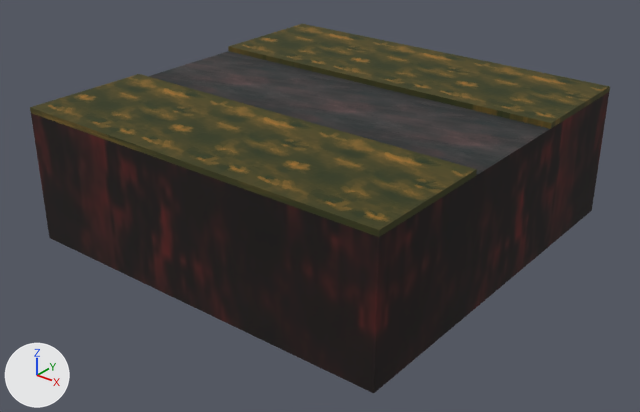
A saved change to the OBJ model assets/meshes/road-straight.obj.
One viewpoint serves both versions: a 50 mm lens placed at (1.265, -1.618, 0.714), pointed at (0.014, -0.054, -0.256). Every picture has the same lights, and +X, +Y and +Z are marked at lower left. Where no turn or scale is listed for an object, it has been applied to the vertices.

Objects in the first picture: 'straight'.
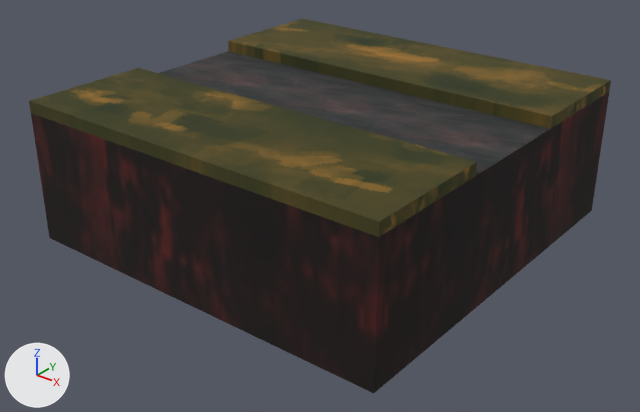
Commit message: update roads

Edits to the scene script, one JSON object a line:
```json
{"block": "me_straight", "where": "# used by ob_straight; location = (0.0, 0.0, 0.0)"}
{"block": "me_straight", "where": "# verts and faces of me_straight; kept vertices keep their numbers, new ones are numbered from 48"}
{"block": "me_straight", "where": "# before: 1 (-0.5, -0.5, 0.0) at pixel (30, 112), 6 (-0.5, -0.167, 0.0), 8 (0.5, -0.167, 0.014) at pixel (476, 169), 9 (0.5, -0.5, 0.014) at pixel (379, 230), 10 (-0.5, -0.5, 0.014) at pixel (29, 107)"}
{"block": "me_straight", "where": "# before: 11 (-0.5, 0.167, 0.014) at pixel (228, 46), 12 (-0.5, 0.5, 0.014) at pixel (302, 23), 13 (0.5, 0.5, 0.014) at pixel (610, 86), 14 (0.5, 0.167, 0.014) at pixel (551, 122), 15 (-0.5, -0.167, 0.014) at pixel (139, 73)"}
{"block": "me_straight", "where": "# before: 32 (0.167, -0.5, 0.014) at pixel (237, 180), 33 (-0.167, -0.5, 0.014) at pixel (123, 140), 34 (-0.167, 0.5, 0.014) at pixel (390, 41), 35 (0.167, 0.5, 0.014) at pixel (491, 62), 36 (-0.167, -0.167, 0.014) at pixel (231, 99)"}
{"block": "me_straight", "where": "# before: 37 (0.167, -0.167, 0.014) at pixel (342, 131), 38 (-0.167, 0.167, 0.014) at pixel (318, 67), 39 (0.167, 0.167, 0.014) at pixel (425, 93)"}
{"op": "remove", "block": "me_straight", "code": "me_straight.from_pydata(...)  # 48 vertices, 45 faces; spans x -0.5..0.5, y -0.5..0.5, z -0.332..0.014"}
{"op": "add", "block": "me_straight", "code": "me_straight.from_pydata(...)  # 48 vertices, 46 faces; spans x -0.5..0.5, y -0.5..0.5, z -0.332..0.03"}
{"block": "me_straight", "change": "me_straight part 1"}
{"op": "add", "block": "me_straight", "code": "for i in [*range(8, 16), *range(32, 40)]: verts[i] += (0.0, 0.0, 0.016)"}
{"op": "add", "block": "me_straight", "code": "faces += [(1, 10, 15, 6)]  # mat_material_001 (picture img_tile_grass_png)"}
```

Where the change shows, as pixel boxes [x1, y1, x2, y2] in the pictures (640 x 412 px):
```json
{"object": "straight", "change": "reshaped", "before": [30, 24, 610, 393], "after": [29, 19, 611, 393]}
{"part": 1, "of": "me_straight", "change": "built on", "before": [30, 24, 610, 237], "after": [29, 19, 611, 237]}
```
